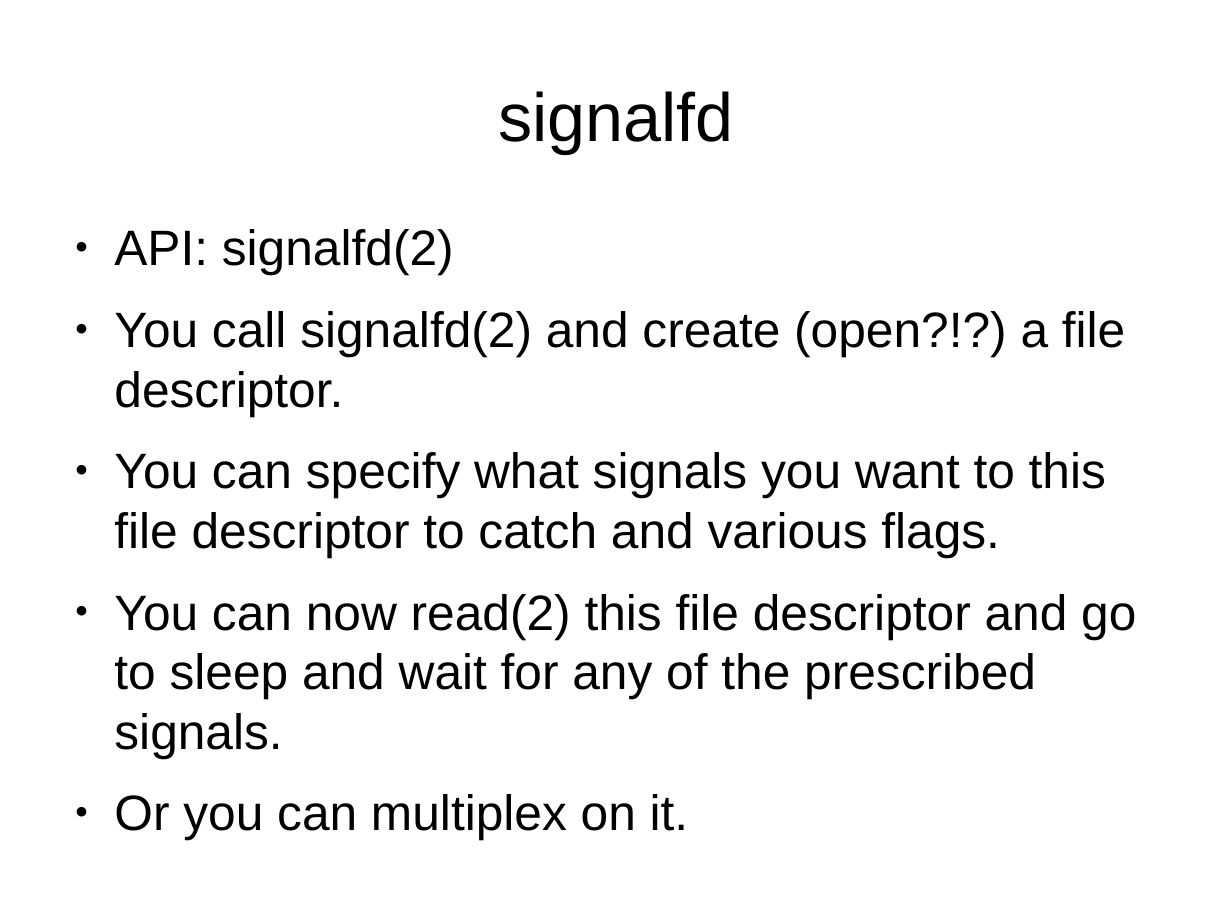
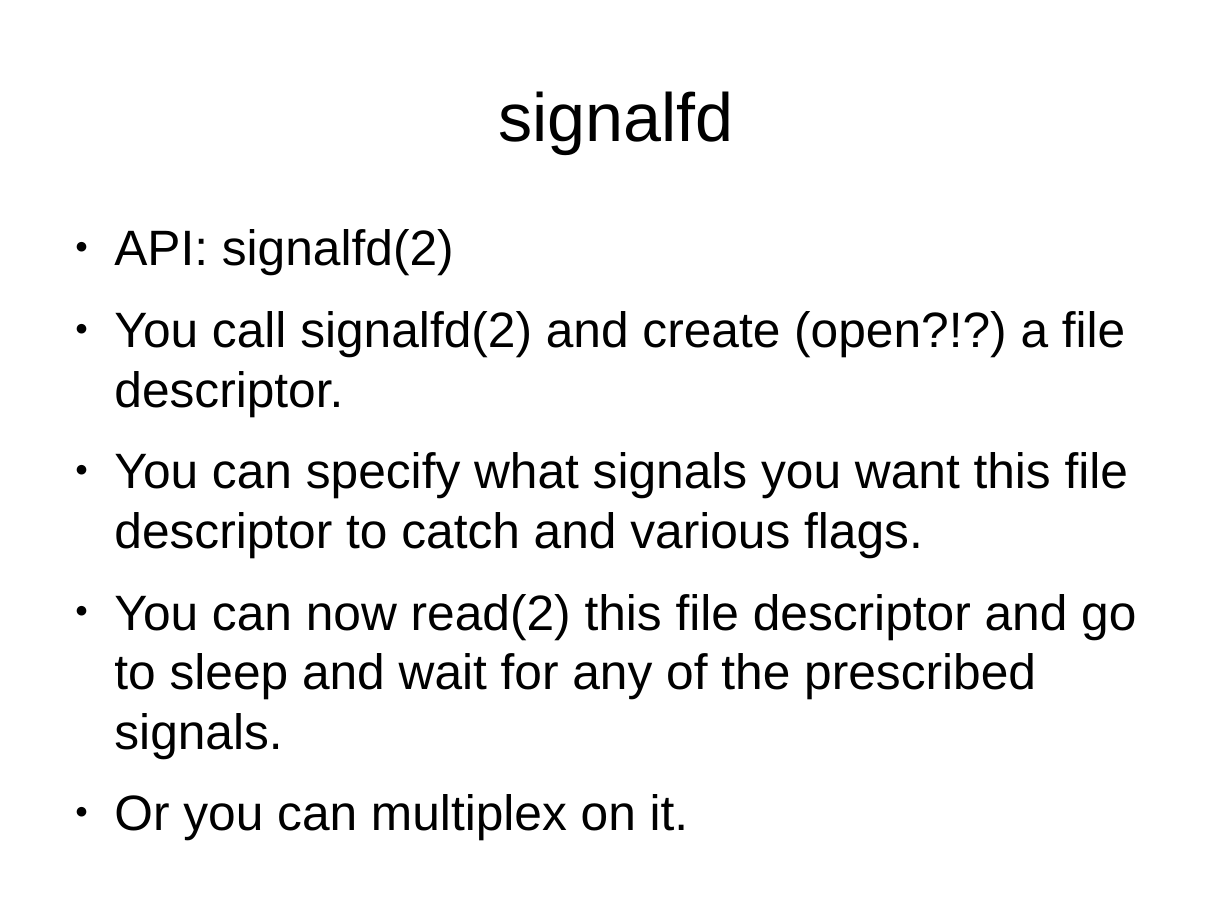
Before and after one commit to veltzer/demos-linux, a slide deck: slide 11 of doc/linux_multiplexing.odp. Drawn at 1232x924 pixels with LibreOffice and Linux fonts; fonts in the diff are those of the drawing. Boxes give left, top, right and bottom in pixels: in the first picture for what was removed or moved away, otherwise in the second. Text is boxed around its words. In the diff, an @@ line names an element or a change of style, - is before the commit and + after.

```diff
--- a/doc/linux_multiplexing.odp
+++ b/doc/linux_multiplexing.odp
@@ text at bbox=[114, 452, 1128, 557]: text changed @@
-● You can specify what signals you want to this file descriptor to catch and various flags.
+● You can specify what signals you want this file descriptor to catch and various flags.
```
Also in this commit, not shown: 2 other slides changed, 4 other files.
